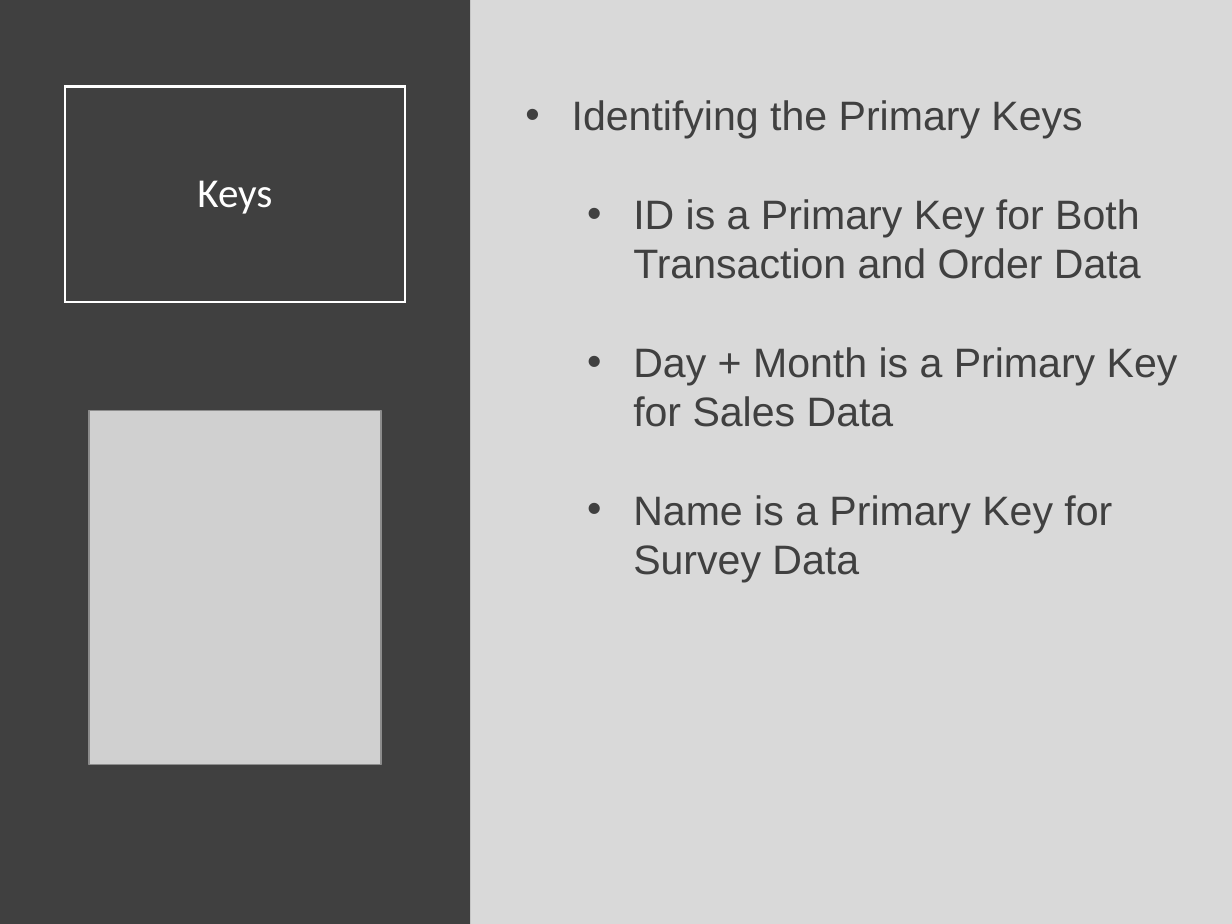
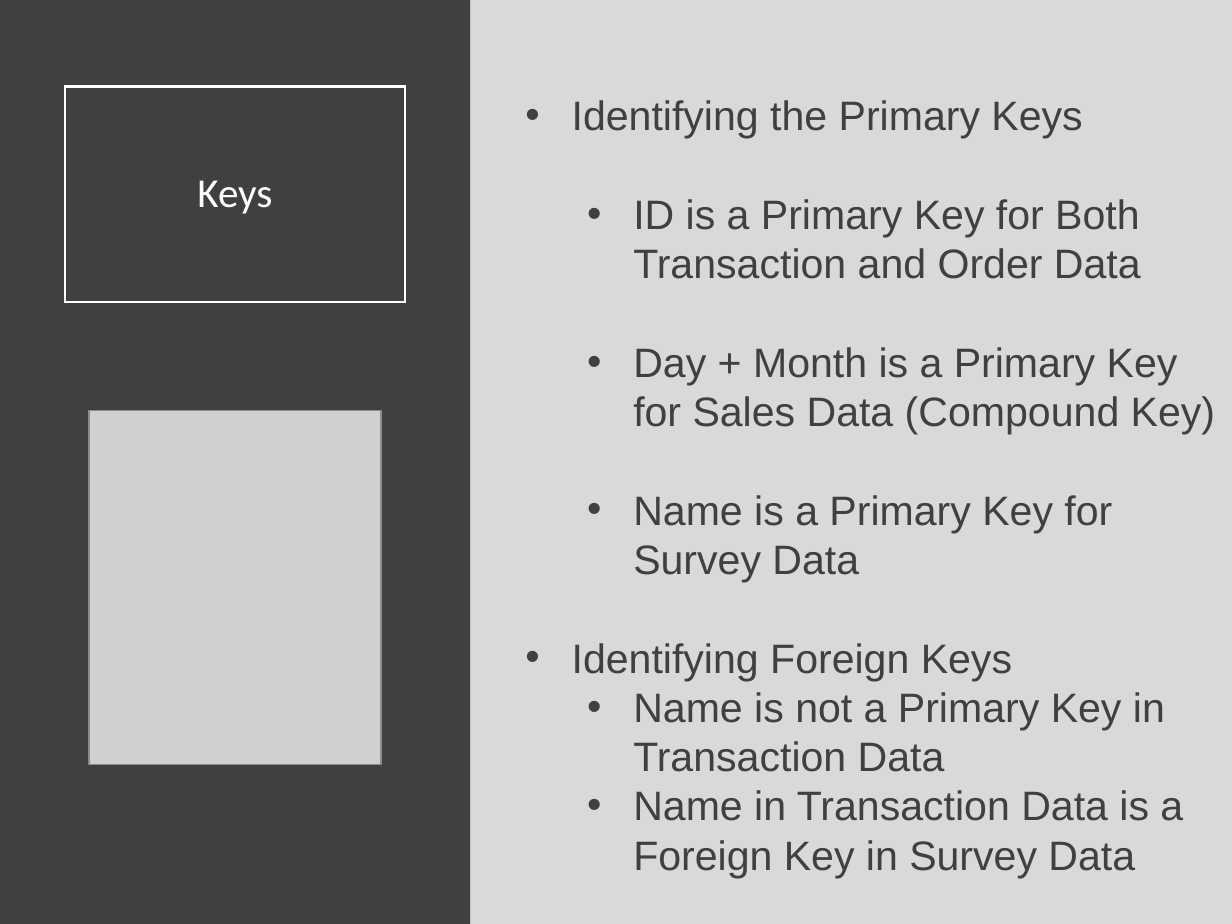
Before and after one commit to SuperMarioGiacomazzo/STOR320_WEBSITE, a slide deck: slide 7 of Lecture/Joins 1/Joins_1_Lecture.pptx. Drawn at 1232x924 pixels with LibreOffice and Linux fonts; fonts in the diff are those of the drawing; grey boxes stand for pictures. Boxes give left, top, right and bottom in pixels: in the first picture for what was removed or moved away, otherwise in the second. Text is boxed around its words. In the diff, an @@ line names an element or a change of style, - is before the commit and + after.

```diff
--- a/Lecture/Joins 1/Joins_1_Lecture.pptx
+++ b/Lecture/Joins 1/Joins_1_Lecture.pptx
@@ text at (633,347,1215,434): text changed @@
-  • Day + Month is a Primary Key for Sales Data
+  • Day + Month is a Primary Key for Sales Data (Compound Key)
@@ text at (572,643,1183,878): paragraphs added @@
+• Identifying Foreign Keys
+  • Name is not a Primary Key in Transaction Data
+  • Name in Transaction Data is a Foreign Key in Survey Data
```
Also in this commit, not shown: 3 other slides changed, 1 other file.
